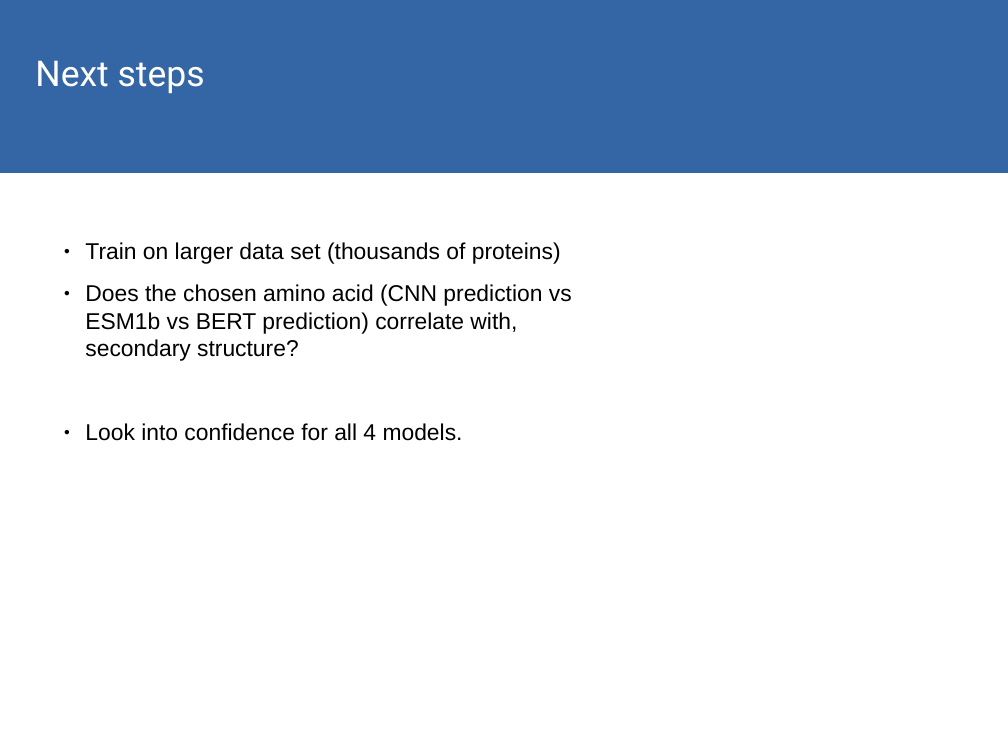
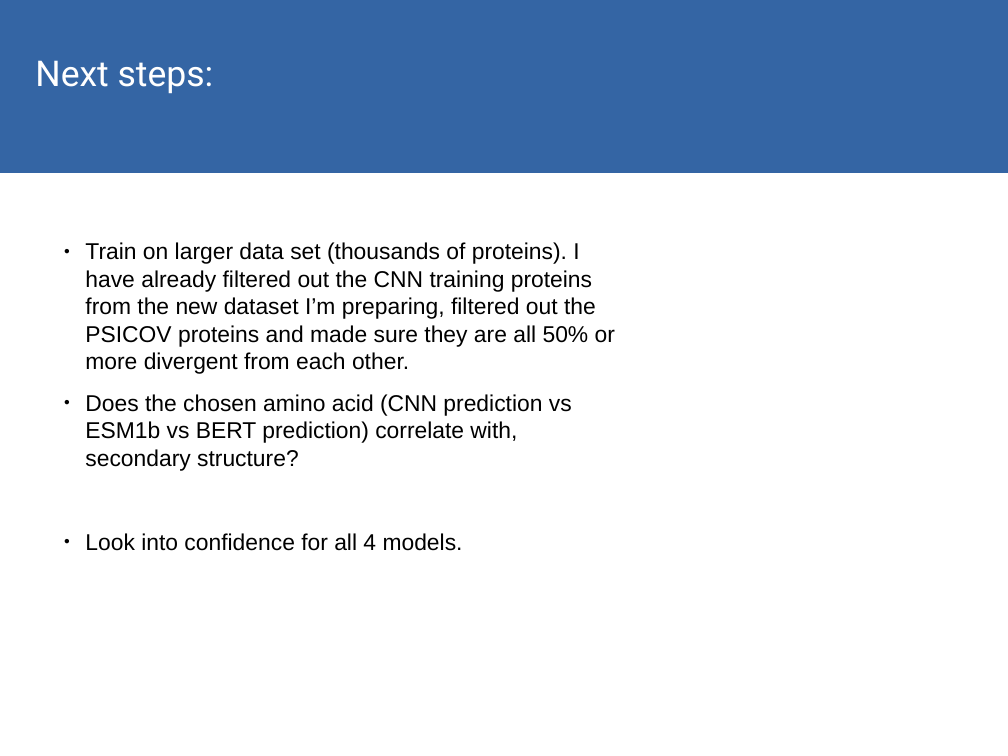
Before and after one commit to akulikova64/BERT_CNN_comparison, a slide deck: slide 28 of analysis/present_12_16_21.odp. Drawn at 1008x756 pixels with LibreOffice and Linux fonts; fonts in the diff are those of the drawing. Boxes give left, top, right and bottom in pixels: in the first picture for what was removed or moved away, otherwise in the second. Text is boxed around its words. In the diff, an @@ line names an element or a change of style, - is before the commit and + after.

```diff
--- a/analysis/present_12_16_21.odp
+++ b/analysis/present_12_16_21.odp
@@ text in rectangle at [35, 60, 214, 94]: text changed @@
-Next steps
+Next steps:
@@ text at [85, 242, 615, 374]: text changed @@
-● Train on larger data set (thousands of proteins)
+● Train on larger data set (thousands of proteins). I have already filtered out the CNN training proteins from the new dataset I’m preparing, filtered out the PSICOV proteins and made sure they are all 50% or more divergent from each other.
```
Also in this commit, not shown: 1 other slide changed, 9 other files.
